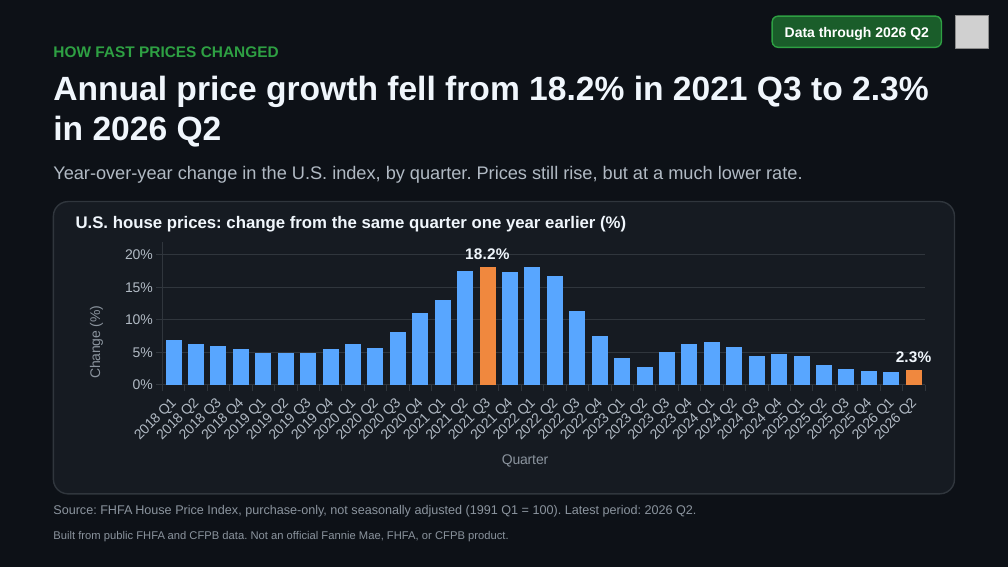
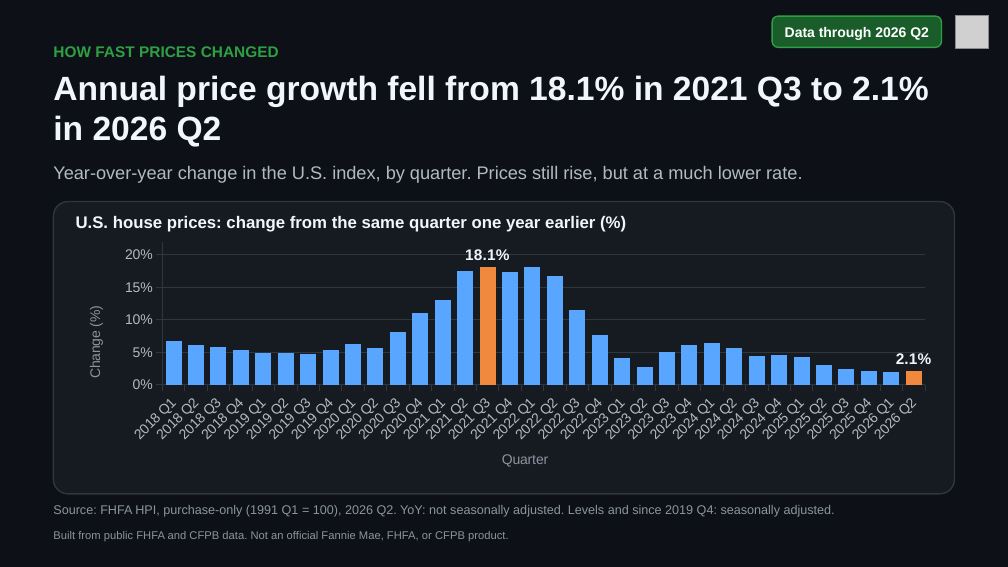
Before and after one commit to DanWahlin/housing-market-demo, a slide deck: slide 3 of briefings/housing-market-briefing.pptx. Drawn at 1008x567 pixels with LibreOffice and Linux fonts; fonts in the diff are those of the drawing; grey boxes stand for pictures. Boxes give left, top, right and bottom in pixels: in the first picture for what was removed or moved away, otherwise in the second. Text is boxed around its words. In the diff, an @@ line names an element or a change of style, - is before the commit and + after.

Commit message:
Use FHFA's quarterly U.S. index and the seasonally adjusted index for changes since 2019 Q4

```diff
--- a/briefings/housing-market-briefing.pptx
+++ b/briefings/housing-market-briefing.pptx
@@ text at [53, 75, 929, 147]: text changed @@
-Annual price growth fell from 18.2% in 2021 Q3 to 2.3% in 2026 Q2
+Annual price growth fell from 18.1% in 2021 Q3 to 2.1% in 2026 Q2
@@ column chart at [66, 237, 942, 489] @@
-Series 1: 6.9, 6.2, 5.9, 5.5, 4.9, 4.9, 4.9, 5.5, 6.2, 5.6, 8.2, 11.1, 13, 17.5, 18.2, 17.3, 18.1, 16.8, 11.4, 7.5, 4.1, 2.8, 5.1, 6.3, 6.6, 5.8, 4.5, 4.7, 4.5, 3.1, 2.4, 2.1, 2, 2.3
+Series 1: 6.8, 6.1, 5.8, 5.4, 4.9, 4.9, 4.8, 5.4, 6.2, 5.7, 8.1, 11, 13, 17.5, 18.1, 17.3, 18.1, 16.7, 11.5, 7.6, 4.1, 2.8, 5.1, 6.1, 6.5, 5.7, 4.4, 4.6, 4.3, 3, 2.4, 2.1, 1.9, 2.1
@@ data labels of Series 1 added @@
@@ text at [53, 505, 835, 517]: text changed @@
-Source: FHFA House Price Index, purchase-only, not seasonally adjusted (1991 Q1 = 100). Latest period: 2026 Q2.
+Source: FHFA HPI, purchase-only (1991 Q1 = 100), 2026 Q2. YoY: not seasonally adjusted. Levels and since 2019 Q4: seasonally adjusted.
```
Also in this commit, not shown: 5 other slides changed, 22 other files.
